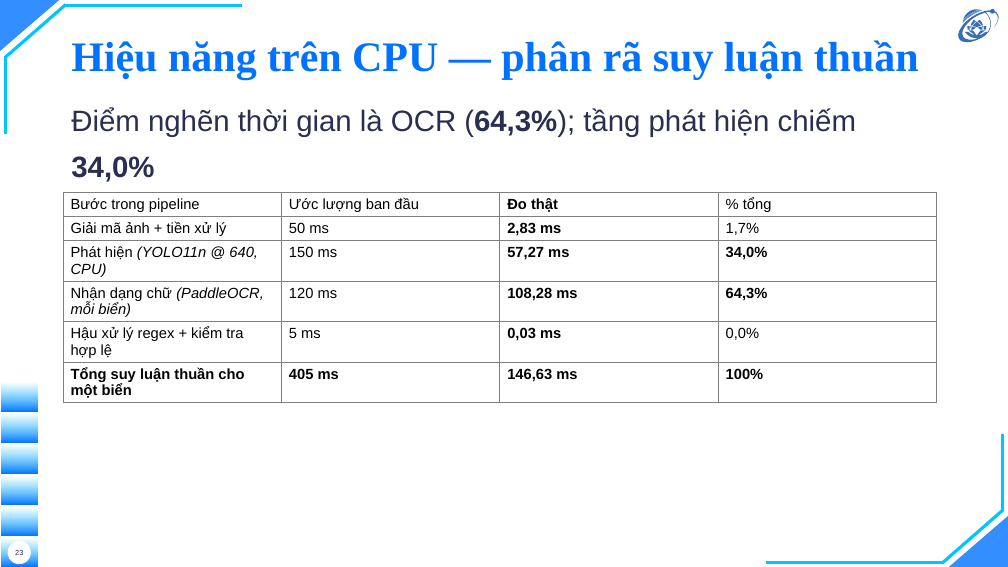
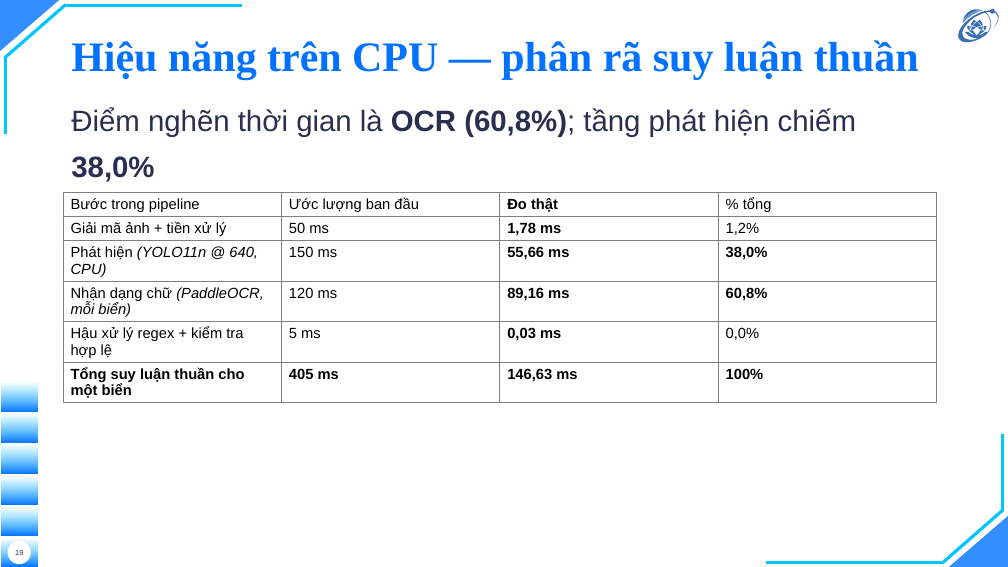
Before and after one commit to hieunguyen2604/alpr-do-an-mon-hoc, a slide deck: slide 19 of docs/slides/slides.pptx (slide 23 before the commit). Drawn at 1008x567 pixels with LibreOffice and Linux fonts; fonts in the diff are those of the drawing; background and template pictures are left out. Boxes give left, top, right and bottom in pixels: in the first picture for what was removed or moved away, otherwise in the second. Text is boxed around its words. In the diff, an @@ line names an element or a change of style, - is before the commit and + after.

Commit message:
slides: dung lai bo bao ve theo kich ban 24 slide / 15 phut + kich ban noi
Nguoi thuc hien soan kich ban 24 slide voi ngan sach thoi gian tung slide. Bo
cu co 30 slide chinh + 7 backup, nen dung lai cho khop:
  BO khoi phan chinh: Can cu phap ly · Bac thang phuc hoi · Co so du lieu ·
                      Giao dien · Cam on
  CHUYEN xuong backup: Demo truc tiep -> Backup 8. Kich ban khong co demo,
                      nhung bo HAN slide demo thi buoi bao ve mat luon phuong an
                      trinh dien; de o backup thi van goi duoc neu hoi dong hoi.
  GOP: Han che + Huong phat trien -> mot slide, dat canh nhau theo cap
Ket qua: 32 slide = 24 chinh (ke ca trang tieu de tu YAML) + 8 backup.

HAI SO LIEU SAI TREN SLIDE, phat hien khi doi chieu tung con so voi quyen:
 1. Phan ra do tre ghi OCR 64,3% / detect 34,0% voi cac gia tri 2,83 / 57,27 /
    108,28 ms. Quyen ghi 60,8% / 38,0% voi 1,78 / 55,66 / 89,16 ms. Slide dung
    so cua mot luot do CU, truoc dot toi uu tang chay. Da sua theo quyen.
    (Kich ban nguoi thuc hien soan cung ghi 64/34 — lay tu slide cu.)
 2. Backup 3 "Phan tich loi" dung so LUOT 4: 697 ca sai, E3 445 / E4 73 / E5 18,
    va co hai dong "bo sot bien 335" + "phat hien nham". Toan bo da bi thay o
    quyen: luot 5 cho 644 ca, sau lop, va hai dong kia KHONG THE ton tai tren
    ngu lieu anh cat san. Da dung lai tu cung nguon voi Bang 5.11.
Kem theo: A6 — 85% la NGUONG TOI THIEU chu khong phai muc tieu (muc tieu 0,90),
slide cu ghi nham.

VA MOT LOI TRONG CHINH BANG TOI DUNG LAI HOM QUA: Bang 5.11 in phan tram bang
DAU CHAM (60.87%) trong khi ca quyen dung dau phay. 13 cho, da sua.

KICH BAN NOI (docs/slides/10-kich-ban-noi.md, moi):
Loi noi day du cho 24 slide, kem 10 khung "neu bi hoi" o dung cho hoi dong hay
van, va ba cau hoi gan nhu chac chan bi hoi kem cau tra loi gon.

MOT LOI SO HOC TRONG CHINH KICH BAN: cong ngan sach cua 24 slide ra 990 giay =
16 phut 30, VUOT 1,5 phut so voi 15 phut. Da can lai: giu nguyen 60s cho ba
slide loi 15/16/17 (ket qua OCR, so sanh bo cuc, dong gop hau xu ly — ba slide
mang toan bo gia tri hoc thuat), cat o 12 slide con lai. Nay 885 giay = 14:45,
chua 15 giay troi. Phan bo: Tong quan 3:05 · Thiet ke 3:45 · Thuc nghiem 6:35 ·
Ket luan 1:20 — dung y "don thoi luong vao phan ket qua".

Do duoc: 29 so trong kich ban va 59 so tren slide deu doi chieu voi quyen,
khong con so nao lech; 1004 test qua; 79 trang.

```diff
--- a/docs/slides/slides.pptx
+++ b/docs/slides/slides.pptx
@@ text at [71, 108, 856, 182]: text changed @@
-Điểm nghẽn thời gian là OCR (64,3%); tầng phát hiện chiếm 34,0%
+Điểm nghẽn thời gian là OCR (60,8%); tầng phát hiện chiếm 38,0%
@@ table at [63, 192, 937, 510] @@
-row 2, column 3: 2,83 ms
+row 2, column 3: 1,78 ms
-row 2, column 4: 1,7%
+row 2, column 4: 1,2%
-row 3, column 3: 57,27 ms
+row 3, column 3: 55,66 ms
-row 3, column 4: 34,0%
+row 3, column 4: 38,0%
-row 4, column 3: 108,28 ms
+row 4, column 3: 89,16 ms
-row 4, column 4: 64,3%
+row 4, column 4: 60,8%
@@ page number at [15, 550, 23, 555]: text changed @@
-23
+19
```
Also in this commit, not shown: 2 other slides changed, 1 slide added, 7 slides removed, 10 other files.
